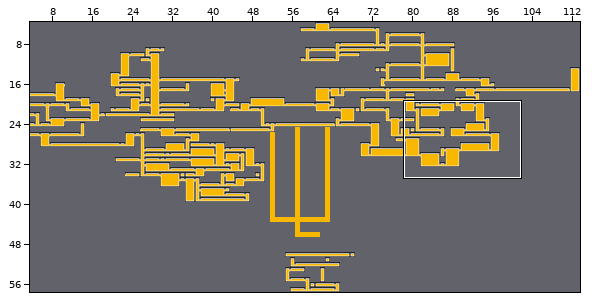
Tiled map -- maps/worldmaptiles.tmx. Above: a wide view before the commit, with the close-up outlined.
Close-up. The starting point:
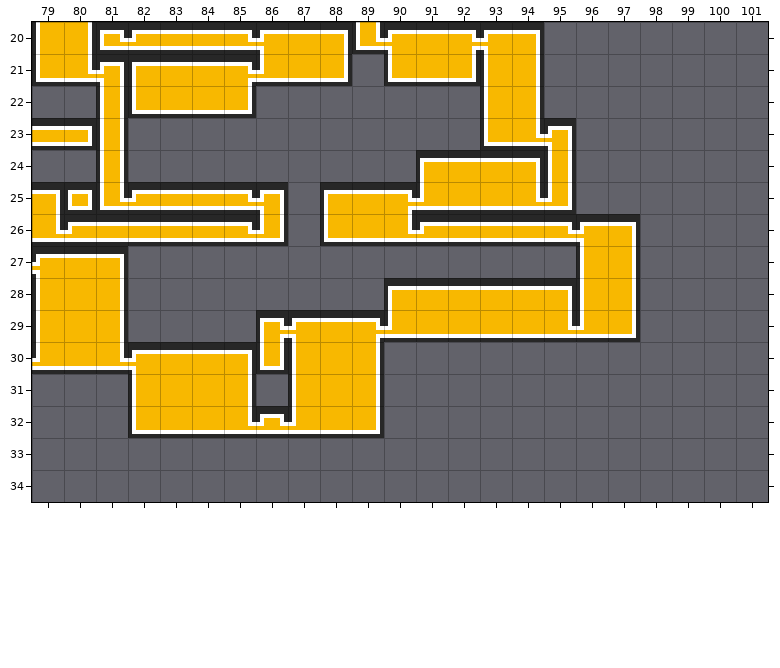
Cells are 16x16 px. Shown: x 79..101, y 20..34. The commit also changed other parts of the map, which this record leaves out.
The result:
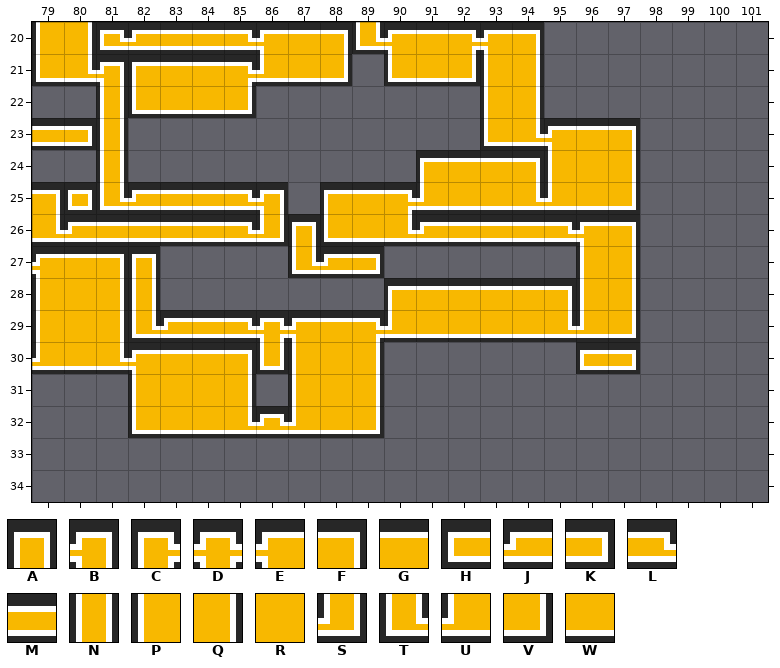
Key: from "maptiles": A 0, B 1, C 2, D 3, E 17, F 32, G 48, H 80, J 81, K 96, L 98, M 112, N 128, P 144, Q 160, R 176, S 193, T 194, U 209, V 224, W 240.
_ is an empty cell.
Changes in this commit:
{"where": "layer \"pits\""}
{"y":23,"x":95,"old":"B__","new":"EGF"}
{"y":24,"x":95,"old":"N__","new":"PRQ"}
{"y":25,"x":95,"old":"S__","new":"UWV"}
{"y":26,"x":87,"old":"_","new":"A"}
{"y":27,"x":82,"old":"_","new":"A"}
{"y":27,"x":87,"old":"___","new":"TJK"}
{"y":28,"x":82,"old":"_","new":"N"}
{"y":29,"x":82,"old":"____C","new":"TJMLD"}
{"y":30,"x":96,"old":"__","new":"HK"}
{"label":"changed","picture_box":[568,118,640,214]}
{"label":"added","picture_box":[288,214,384,278]}
{"label":"changed","picture_box":[128,246,264,342]}
{"label":"added","picture_box":[576,342,640,374]}
